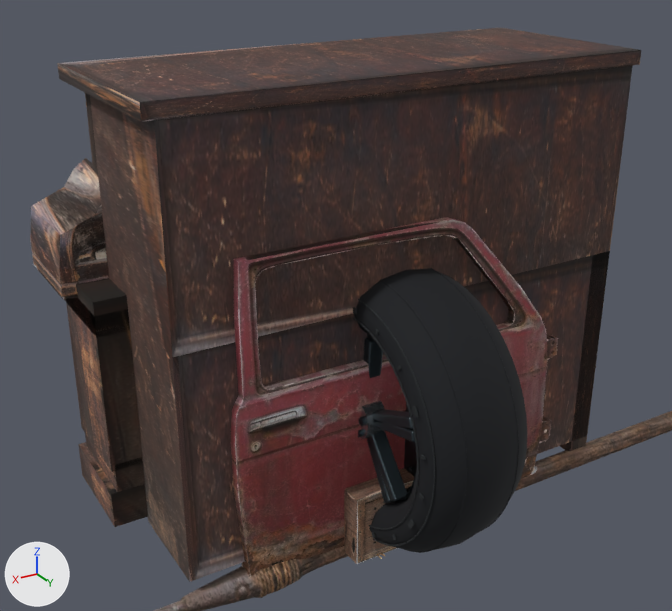
Renders of the glTF model public/assets/models/wasteland/scablands/crew-favours.glb from each side of a commit.
Camera for both pictures: a 50 mm lens placed at (1.32, 1.847, 1.669), pointed at (0.085, -0.211, 0.64). Every picture has the same lights, and +X, +Y and +Z are marked at lower left. The older version comes first. Where no turn or scale is listed for an object, it has been applied to the vertices.

Script lines for the objects in view, before the commit:
```python
ob_regret_door = bpy.data.objects.new('regret-door', me_regret_door)
ob_regret_door.location = (0.0, 0.0, 0.0)
ob_regret_wheel = bpy.data.objects.new('regret-wheel', None)
ob_regret_wheel.parent = ob_crew_favours
ob_regret_wheel.location = (0.0, 0.0, 0.4)
ob_regret_wheel_dark_machined_metal = bpy.data.objects.new('regret-wheel-Dark machined metal', me_mesh_16)
ob_regret_wheel_dark_machined_metal.location = (0.0, 0.0, 0.4)
ob_regret_wheel_machined_aluminum = bpy.data.objects.new('regret-wheel-Machined aluminum', me_mesh_17)
ob_regret_wheel_machined_aluminum.location = (0.0, 0.0, 0.4)
ob_regret_wheel_raised_sidewall_rubber = bpy.data.objects.new('regret-wheel-Raised sidewall rubber', me_mesh_18)
ob_regret_wheel_raised_sidewall_rubber.location = (0.0, 0.0, 0.4)
ob_regret_wheel_tire_rubber = bpy.data.objects.new('regret-wheel-Tire rubber', me_mesh_15)
ob_regret_wheel_tire_rubber.location = (0.0, 0.0, 0.4)
# also in view: 'piano-upright' at (0.0, -0.365, 0.651); 'jax-harpoon' at (-0.001, 0.0, 0.006); 'gerald-box' at (0.0, 0.0, 0.105)
```
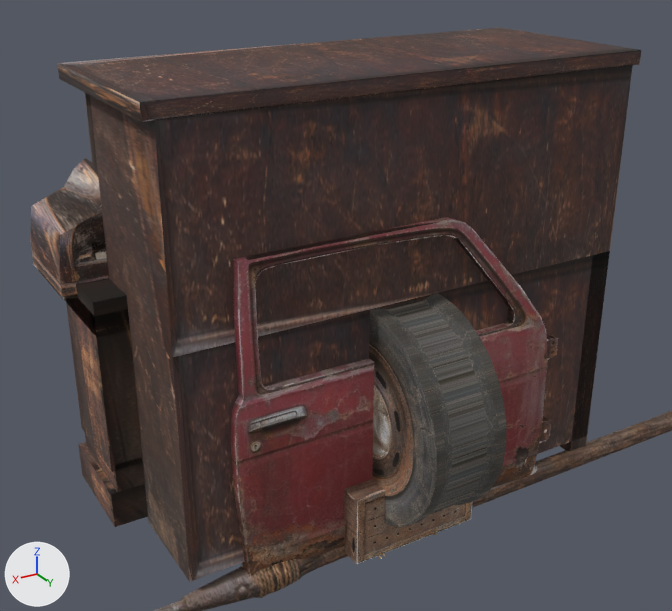
Commit message: WW-ART-CREW: replace modern regret wheel

Pixel boxes (x1, y1, x2, y2) of what changed, in the pictures (672 x 611 px):
'regret-wheel-Tire rubber', deleted (black)
    before: (354, 268, 527, 553)
'regret-wheel', now drawn
    after: (369, 294, 506, 527)
'regret-wheel-Dark machined metal', deleted
    before: (358, 335, 417, 503)
'regret-wheel-Raised sidewall rubber', deleted
    before: (353, 299, 435, 546)
'regret-wheel-Machined aluminum', deleted
    before: (361, 400, 406, 500)

The edits, one by one:
Picture 'ww-regret-wheel-photo' (img_ww_regret_wheel_photo) is new.
Material 'Photo / ww-regret-wheel-photo' (mat_photo___ww_regret_wheel_photo) is new.
Its texture is img_ww_regret_wheel_photo.
Its roughness is 0.9.
Mesh me_regret_wheel is new.
It has 194 vertices, 384 faces and spans x -0.11..0.11, y -0.31..0.31, z 0.09..0.71.
It uses material mat_photo___ww_regret_wheel_photo (picture img_ww_regret_wheel_photo).
Object 'regret-wheel' (ob_regret_wheel) now shows me_regret_wheel instead of nothing.
Object 'regret-wheel' (ob_regret_wheel) moves from (0.0, 0.0, 0.4) to (0.0, 0.0, 0.0).
Object 'regret-wheel-Dark machined metal' (ob_regret_wheel_dark_machined_metal) is deleted.
Object 'regret-wheel-Machined aluminum' (ob_regret_wheel_machined_aluminum) is deleted.
Object 'regret-wheel-Raised sidewall rubber' (ob_regret_wheel_raised_sidewall_rubber) is deleted.
Object 'regret-wheel-Tire rubber' (ob_regret_wheel_tire_rubber) is deleted.
